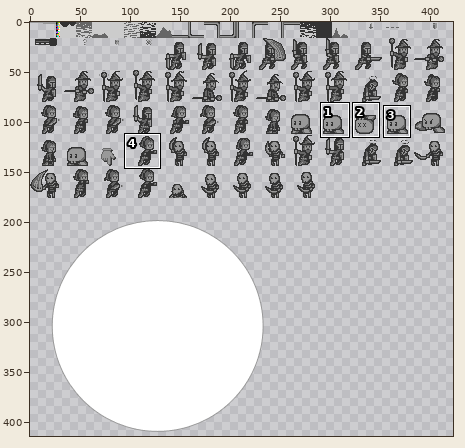
Sprite sheet -- assets/textures.png. The picture above shows the old version from afar; the outline marks the close-up.
Close-up. First the earlier version:
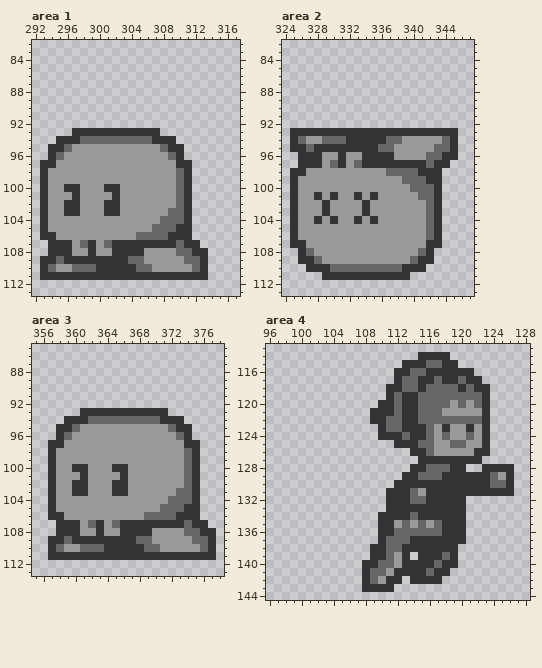
The file is 432x432 pixels. Pixels under 10% opacity are left out. Colours within 5 levels of each other are drawn and written as one. Shown: area 1: x 292..317, y 82..113; area 2: x 324..347, y 82..113; area 3: x 355..378, y 85..113; area 4: x 96..128, y 113..144. The wide view leaves out empty margins. The commit also changed other parts of the picture, which this record leaves out.
Once edited:
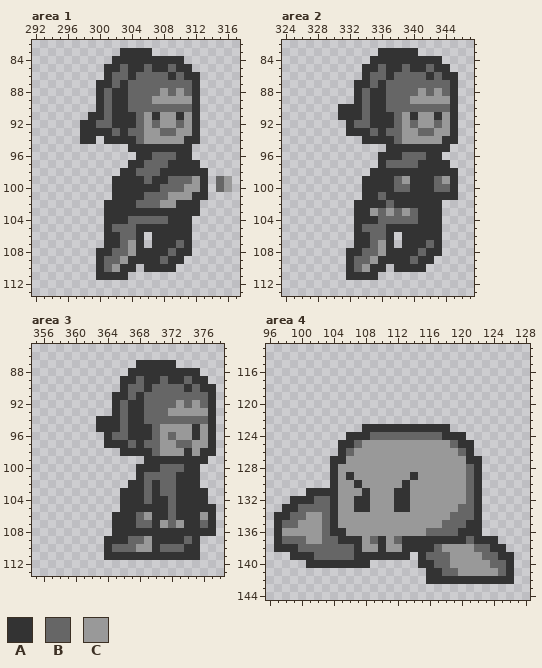
Palette (. is transparent): A #333333  B #666666  C #999999
Changes in this commit:
Changed rows in their new state; - is an unchanged pixel.
Area 1:
first column x 293:
 83 ----------AAAA----------
 84 ---------AAAAAAAAA------
 85 --------AABAABAABAA-----
 86 --------ABBABBBBABAA----
 87 -------AABABBBBBBBBA----
 88 -------ABAABBBBCBCBA----
 89 -------ABAABBBCCCCCA----
 90 -------ABAABBBBBBBBA----
 91 ------AABAAABCACCACA----
 92 -----AABBAAABCBCCBCA----
 93 ----.----B-BBCCBBCCA----
 94 --...AA.AAAA-CCCCCAA----
 95 -..........AAAAA--A-----
 96 -...........AABB--A-----
 97 ...........AABBBA--A----
 98 ..........AABBBAAA-AA---
 99 .........AAAABAAB-BCA-BC
100 .........-AAAAABB-CCA-BC
101 .........-AAABBB-CCAA---
102 ........--AABBB--A-A----
103 ........--AAAAAAAA-A----
104 ........AAABBBB-AA------
105 ........ABBBAAAAA-------
106 ........AABBA.AA--------
107 -.......A-BC-.-----.----
108 -......AABBC-AAABAA..---
109 .......-BBCAAAABAA...---
110 .......-BC--.AAAA....---
111 .......----..........---
Area 2:
first column x 325:
 83 -----------AAAAA-----
 84 ----------AAAAAAAAA--
 85 ---------AABAABAABAA-
 86 ---------ABBABBBBABAA
 87 --------AABABBBBBBBBA
 88 --------ABAABBBBCBCBA
 89 --------ABAABBBCCCCCA
 90 ------AAABAABBBBBBBBA
 91 ------AAABAAABCACCACA
 92 -------ABBAAABCBCCBCA
 93 .......---B-BBCCBBCC-
 94 .........---A------A-
 95 ............AAAAAAAA.
 96 -..........--ABBBAA..
 97 -..........-BBBB-A---
 98 ..........AAAAAA---AA
 99 .........AAAABCAA-BCA
100 .........AAAABBAAABBA
101 .........A-BAAAAAA-AA
102 ........A-AABAAAAA---
103 ........A--B-B-BAA---
104 ........-A-BBBBBAA---
105 ........ABBBAAAAAA---
106 ........AABBA.AAAA---
107 ........AAB-A.AAAB---
108 -......AABB-AAAA--A--
109 -......ABB-AAAA------
110 --.....A-CAA.A-------
111 ----...----....------
Area 3:
first column x 357:
 87 -----------AAAAA-----
 88 ----------AAAAAAAAA--
 89 ---------AABAABAABAA-
 90 ---------ABBABBBBABAA
 91 --------AABABBBBBBBBA
 92 --------ABAABBBBCBCBA
 93 ----....-B--BBBCCCCCA
 94 --....AAA-AA--BBBBBBA
 95 -.....AAABAAAB-CCCACA
 96 -......ABBAAAB-BCCACA
 97 .......AAABABB--BBCCA
 98 .........AAAAB---ACAA
 99 ............AAAAAA-A-
100 ...........AAABBBA---
101 ...........ABBBBAA---
102 ..........AABABBAA---
103 .........-AABABBAA-A-
104 .........AAABAA-AA-A-
105 .........AAAAAA-A--AA
106 ........AAABCAA----CA
107 -.......A--BB-CBCA-BA
108 -.......A----AAAAAA--
109 .......---B-CAAAABA..
110 .......-BBBCCABBBAA..
111 .......------------..
Area 4:
first column x 97:
114 ------------------....--------
115 ----------------.......-------
116 ---------------..........-----
117 ---------------...........----
118 --------------.............---
119 --------------.............---
120 -------------..............---
121 ------------...............---
122 ------------...............---
123 -----------AA-AA---AA-.....---
124 ---------AAABBBB-BB-BAAA...---
125 --------AABCCCCCCCCC---AA..---
126 --------ABCCCCCCCCCC---BA..---
127 -------AACCCCCCCCCCCCCCC------
128 -------ACCCCCCCCCCCCCCCCBA....
129 -------ACACCCCCCC-CCCCCCB-....
130 -------ACCACCCCC-CCCCCCCB-....
131 ----AAAACCCACCC--C-CCCCCB-....
132 --AAABBACCAACCC--CCCCCCCBA----
133 -AABBBBACCAACCC--CCCCCCBBA----
134 AABBCCBACCCCCCCCCCCCCCBBBA----
135 ABBCCCBACCCCCCC-C-C-CBBBAA----
136 ACCCCCBAACCCCCCCCCC--BB-AA----
137 ABBBCCBBAAACB-C-A-------BAAA--
138 AAABBBBBBBACC-CC----BCCCCBBAA-
139 --AAABBBBBAA--AA---BB-CCCCBBAA
140 ----AAAAAAA-......---BCCCCCBBA
141 -----------........A-BBCCCCCBA
142 -----------.....-..--AAAAAAAAA
143 -----------....---------------
Changed places in both close-ups, as pixel boxes (x1, y1, x2, y2):
changed: (40, 48, 232, 280)
changed: (290, 48, 458, 280)
changed: (48, 360, 216, 560)
changed: (274, 352, 514, 592)
